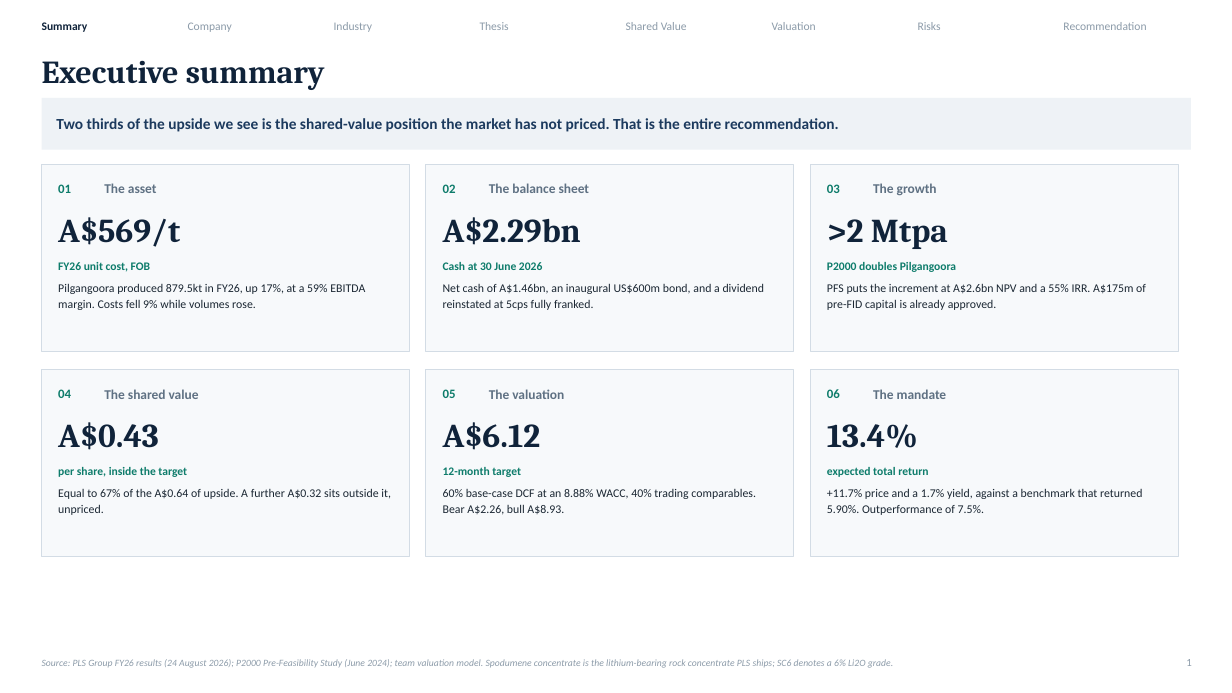
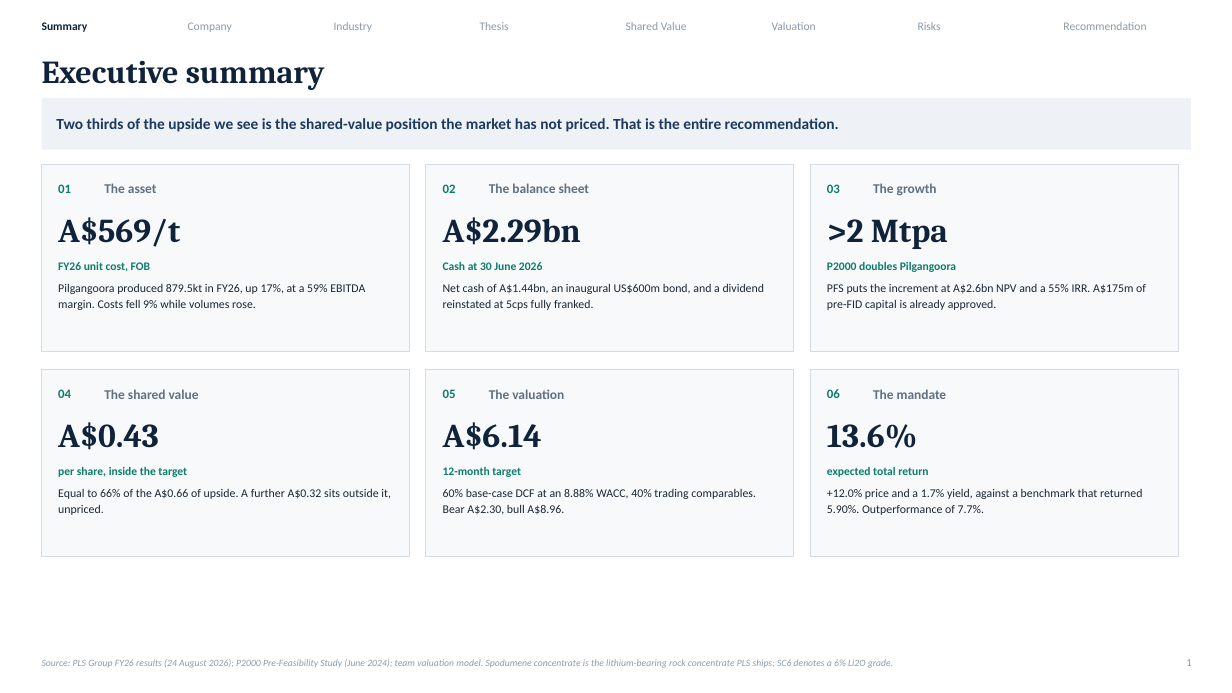
Before and after one commit to SportsSwap/for-claude, a slide deck: slide 2 of deck/PLS_Group_FMAA_2026.pptx. Drawn at 1232x693 pixels with LibreOffice and Linux fonts; fonts in the diff are those of the drawing. Boxes give left, top, right and bottom in pixels: in the first picture for what was removed or moved away, otherwise in the second. Text is boxed around its words. In the diff, an @@ line names an element or a change of style, - is before the commit and + after.

```diff
--- a/deck/PLS_Group_FMAA_2026.pptx
+++ b/deck/PLS_Group_FMAA_2026.pptx
@@ text at (443, 283, 765, 310): text changed @@
-Net cash of A$1.46bn, an inaugural US$600m bond, and a dividend reinstated at 5cps fully franked.
+Net cash of A$1.44bn, an inaugural US$600m bond, and a dividend reinstated at 5cps fully franked.
@@ text at (443, 422, 542, 450): text changed @@
-A$6.12
+A$6.14
@@ text at (827, 424, 917, 448): text changed @@
-13.4%
+13.6%
@@ text at (58, 489, 391, 515): text changed @@
-Equal to 67% of the A$0.64 of upside. A further A$0.32 sits outside it, unpriced.
+Equal to 66% of the A$0.66 of upside. A further A$0.32 sits outside it, unpriced.
@@ text at (443, 489, 756, 515): text changed @@
-60% base-case DCF at an 8.88% WACC, 40% trading comparables. Bear A$2.26, bull A$8.93.
+60% base-case DCF at an 8.88% WACC, 40% trading comparables. Bear A$2.30, bull A$8.96.
@@ text at (827, 489, 1142, 515): text changed @@
-+11.7% price and a 1.7% yield, against a benchmark that returned 5.90%. Outperformance of 7.5%.
++12.0% price and a 1.7% yield, against a benchmark that returned 5.90%. Outperformance of 7.7%.
```
Also in this commit, not shown: 29 other slides changed, 19 other files.
